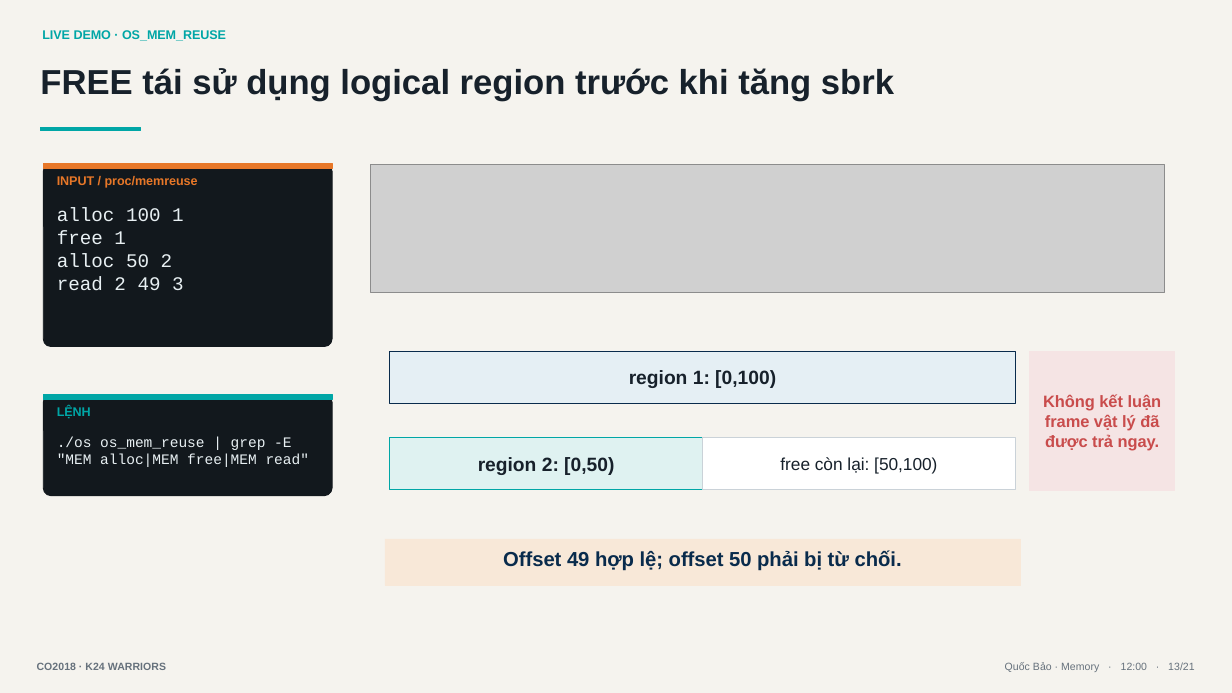
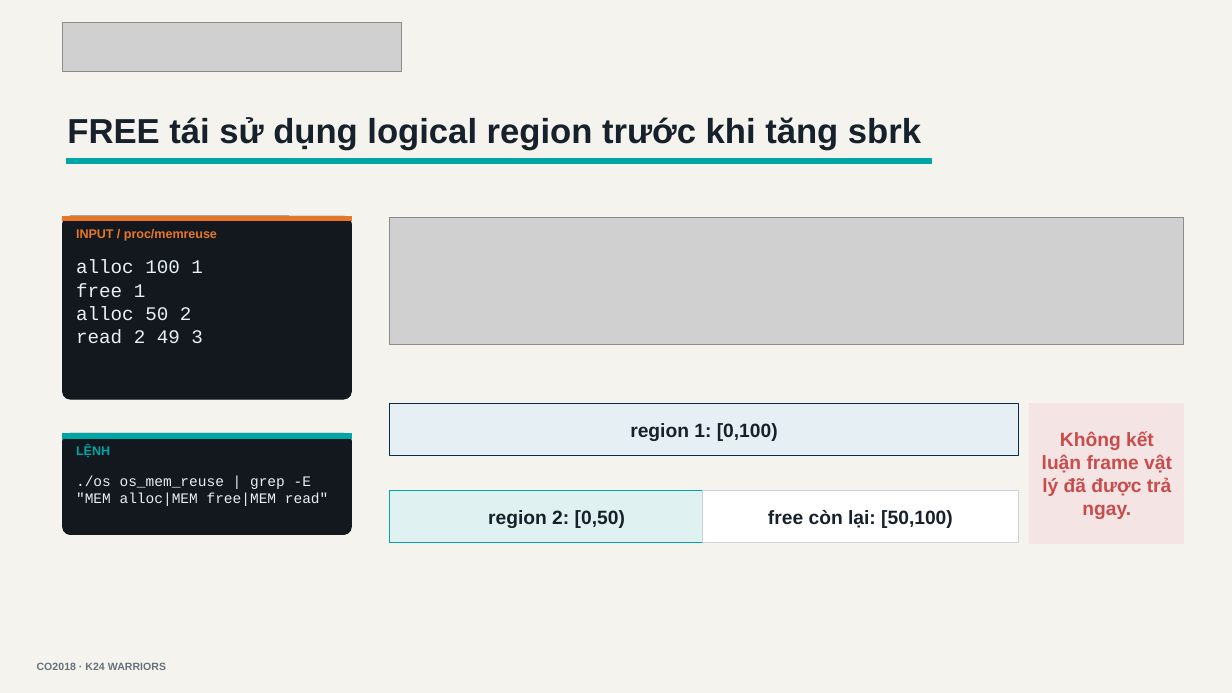
Before and after one commit to tranbaoanh21/os-assignment, a slide deck: slide 11 of os_simulator_demo_slides.pptx. Drawn at 1232x693 pixels with LibreOffice and Linux fonts; fonts in the diff are those of the drawing; grey boxes stand for pictures. Boxes give left, top, right and bottom in pixels: in the first picture for what was removed or moved away, otherwise in the second. Text is boxed around its words. In the diff, an @@ line names an element or a change of style, - is before the commit and + after.

Commit message:
prepare final live demo with paging tests

```diff
--- a/os_simulator_demo_slides.pptx
+++ b/os_simulator_demo_slides.pptx
@@ rectangle removed at (x1=41, y1=23, x2=329, y2=50) @@
-LIVE DEMO · OS_MEM_REUSE
@@ picture added at (x1=63, y1=22, x2=402, y2=71) @@
@@ rectangle "FREE tái sử dụng logical ..." resized from (x1=39, y1=55, x2=1189, y2=123) to (x1=66, y1=105, x2=946, y2=173) @@
@@ rectangle resized from (x1=41, y1=128, x2=140, y2=131) to (x1=67, y1=158, x2=932, y2=163) @@
@@ rectangle "INPUT / proc/memreuse" moved from (x1=55, y1=171, x2=321, y2=198) to (x1=74, y1=224, x2=340, y2=250) @@
@@ 2 rectangles, 1 rounded rectangle, 1 picture moved together from (x1=43, y1=164, x2=1165, y2=347) to (x1=63, y1=216, x2=1184, y2=399) @@
@@ rectangle "region 1: [0,100)" moved from (x1=390, y1=351, x2=1016, y2=403) to (x1=390, y1=404, x2=1019, y2=456) @@
@@ rectangle "Không kết luận frame vật ..." resized from (x1=1031, y1=351, x2=1175, y2=491) to (x1=1031, y1=404, x2=1185, y2=543) @@
@@ rectangle "Không kết luận frame vật ..." at (x1=1031, y1=404, x2=1185, y2=543): size 12.8 to 15 pt @@
@@ 3 rectangles, 1 rounded rectangle moved together from (x1=43, y1=395, x2=332, y2=495) to (x1=63, y1=433, x2=351, y2=534) @@
@@ rectangle "region 2: [0,50)" resized from (x1=390, y1=438, x2=703, y2=490) to (x1=390, y1=491, x2=724, y2=543) @@
@@ rectangle "free còn lại: [50,100)" moved from (x1=702, y1=438, x2=1016, y2=490) to (x1=702, y1=491, x2=1019, y2=543) @@
@@ rectangle "free còn lại: [50,100)" at (x1=702, y1=491, x2=1019, y2=543): size 13.5 to 15 pt, bold on @@
@@ rectangle removed at (x1=385, y1=539, x2=1021, y2=585) @@
-Offset 49 hợp lệ; offset 50 phải bị từ chối.
@@ rectangle removed at (x1=818, y1=658, x2=1197, y2=679) @@
-Quốc Bảo · Memory · 12:00 · 13/21
```
Also in this commit, not shown: 16 other slides changed, 3 slides added, 1 slide removed, 14 other files.
